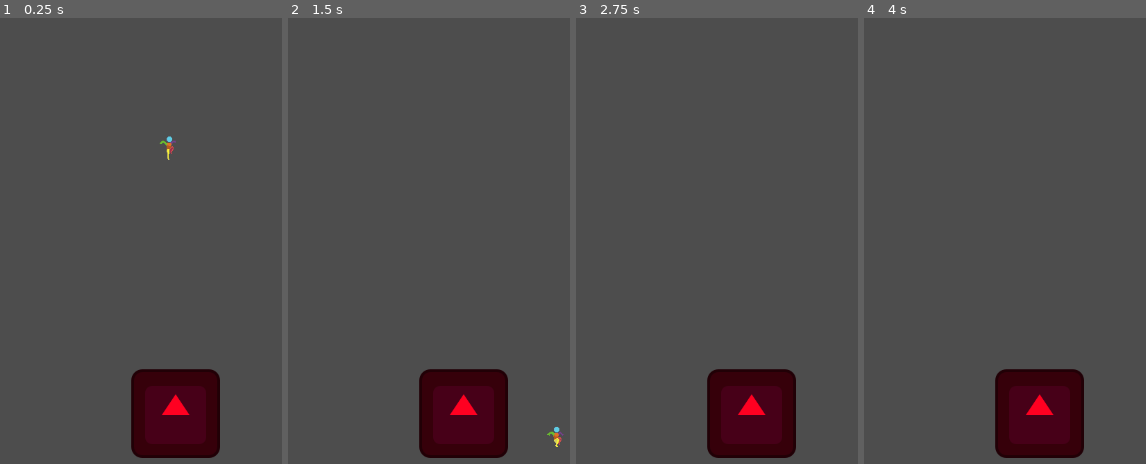
Above: before the commit, frames 1-4 (left to right).
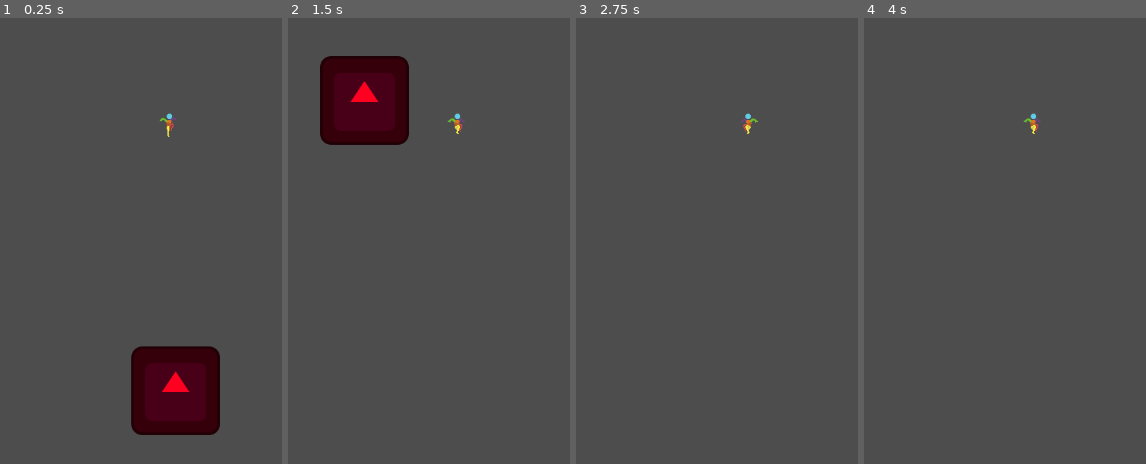
Above: after the commit, the same moments.

Repository: AncorVM-DEV/AncorVM-ProyectoFinal-PGL
Game: Godot game, scene res://sandbox.tscn
The game is run twice, just before and just after one commit, with the same random seed, the same clock (stepped at 60 frames per second) and the same inputs. This scene is started directly instead of the project's main scene. The engine's default icon, where the game draws it, is replaced by a stand-in: a white triangle on a blue panel in a dark square.
Inputs:
- Up to frame 1 (0.25 s): no input
- Up to frame 2 (1.5 s): hold D (move_right) from 0.53 s (still down); tap Space (jump) at 0.77 s
- Up to frame 3 (2.75 s): tap Space (jump) at 1.52 s; release D (move_right) at 2.03 s; hold A (move_left) from 2.03 s (still down)
- Up to frame 4 (4 s): tap Enter at 2.75 s; release A (move_left) at 2.78 s; hold D (move_right) from 2.78 s (still down); tap Space (jump) at 3.02, 3.5, 3.77 s

The runs differ from the first frame. In frame 1, 4.3% of the frame differs, in the area x 46-79%, y 21-99%; in frame 2, 13%, in the area x 11-98%, y 8-99%; in frame 3, 6.3%; in frame 4, 6.3%.

Commit message:
fix: sanbox y animaciones (wall_slide)

Diff:
--- a/characters/player/knight/player.tscn
+++ b/characters/player/knight/player.tscn
@@ -254,7 +254,6 @@
 [sub_resource type="Animation" id="Animation_m03c2"]
 resource_name = "wall_slide"
 length = 0.3
-loop_mode = 2
 tracks/0/type = "value"
 tracks/0/imported = false
 tracks/0/enabled = true
--- a/sandbox.tscn
+++ b/sandbox.tscn
@@ -12,6 +12,9 @@
 [node name="Player" parent="." unique_id=206682024 instance=ExtResource("1_3h184")]
 position = Vector2(-1, -172)
 
+[node name="Camera2D" type="Camera2D" parent="Player" unique_id=1432215770]
+position = Vector2(1, 172)
+
 [node name="StaticBody2D" type="StaticBody2D" parent="." unique_id=1338056134]
 position = Vector2(6, 247)
 
@@ -21,5 +24,3 @@
 [node name="Sprite2D" type="Sprite2D" parent="StaticBody2D" unique_id=1580948679]
 modulate = Color(0.99758595, 0, 0.12813574, 1)
 texture = ExtResource("2_cojph")
-
-[node name="Camera2D" type="Camera2D" parent="." unique_id=1432215770]
